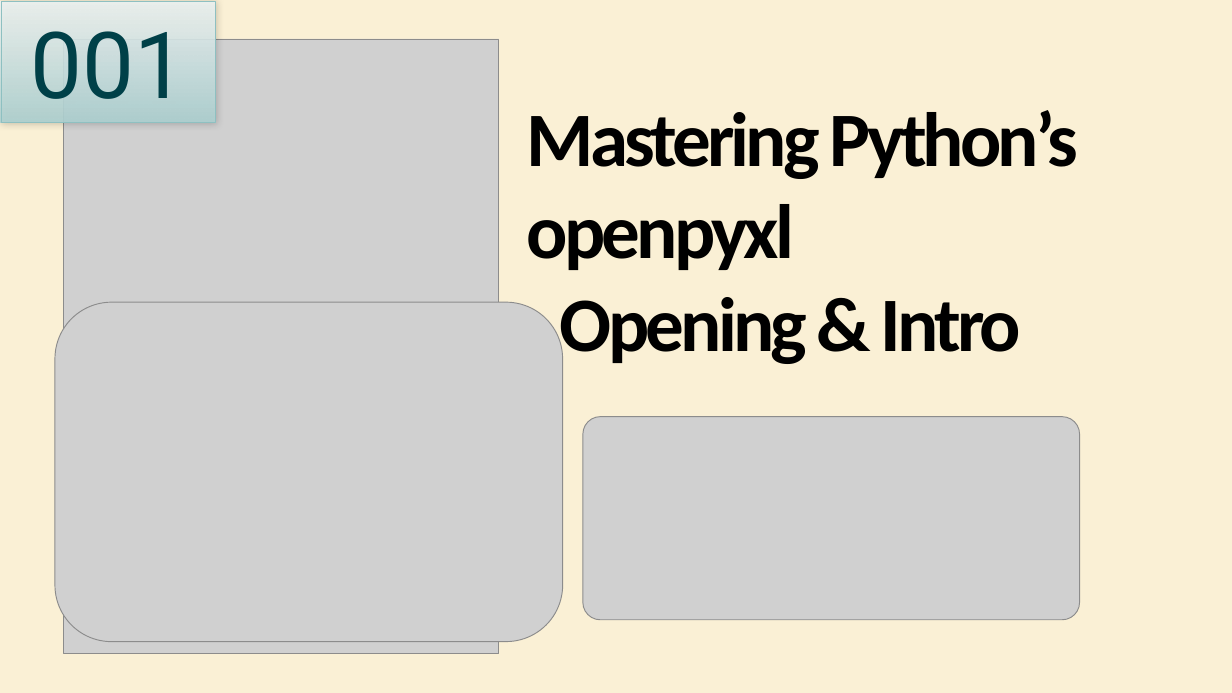
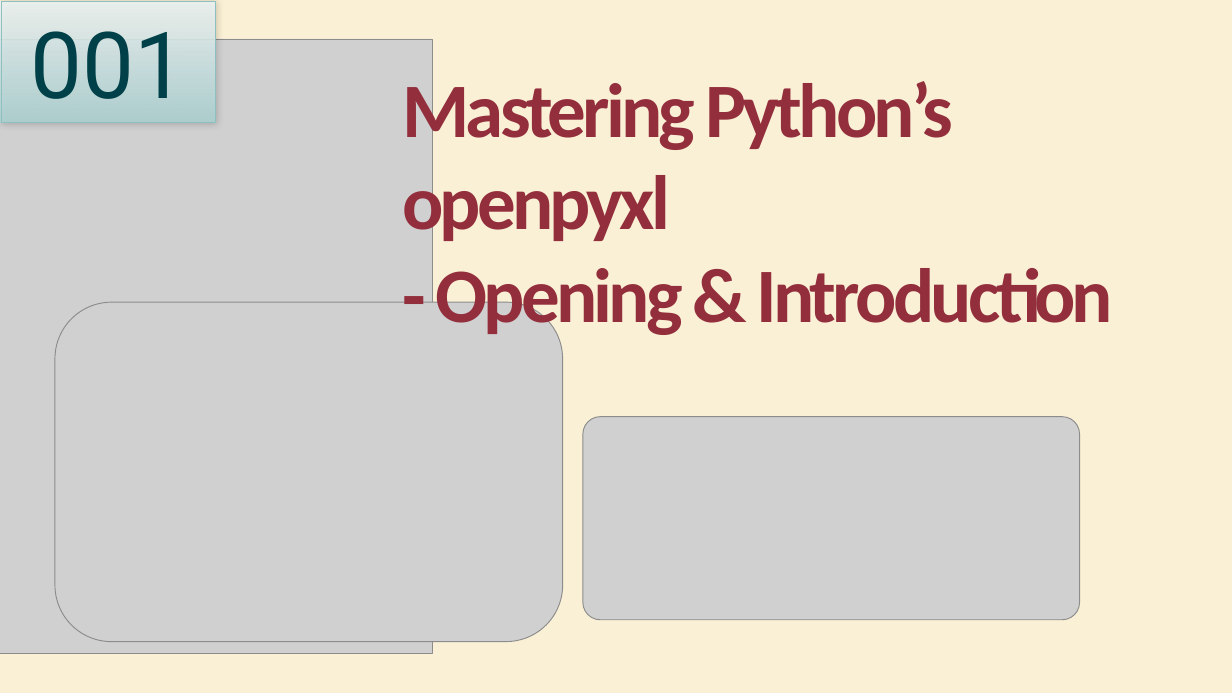
Before and after one commit to yasenstar/python, a slide deck: slide 1 of openpyxl/Mastering_Python’s_openpyxl.pptx. Drawn at 1232x693 pixels with LibreOffice and Linux fonts; fonts in the diff are those of the drawing; grey boxes stand for pictures; background and template pictures are left out. Boxes give left, top, right and bottom in pixels: in the first picture for what was removed or moved away, otherwise in the second. Text is boxed around its words. In the diff, an @@ line names an element or a change of style, - is before the commit and + after.

```diff
--- a/openpyxl/Mastering_Python’s_openpyxl.pptx
+++ b/openpyxl/Mastering_Python’s_openpyxl.pptx
@@ picture: place and size @@
-picture at bbox=[64, 39, 499, 654]
+picture at bbox=[0, 39, 433, 654]
@@ title at bbox=[402, 73, 1114, 340]: text changed; text colour #000000 to #932E3C @@
-Mastering Python’s openpyxl
-- Opening & Intro
+Mastering Python’s openpyxl
+- Opening & Introduction
```
Also in this commit, not shown: 2 slides added, 2 other files.
